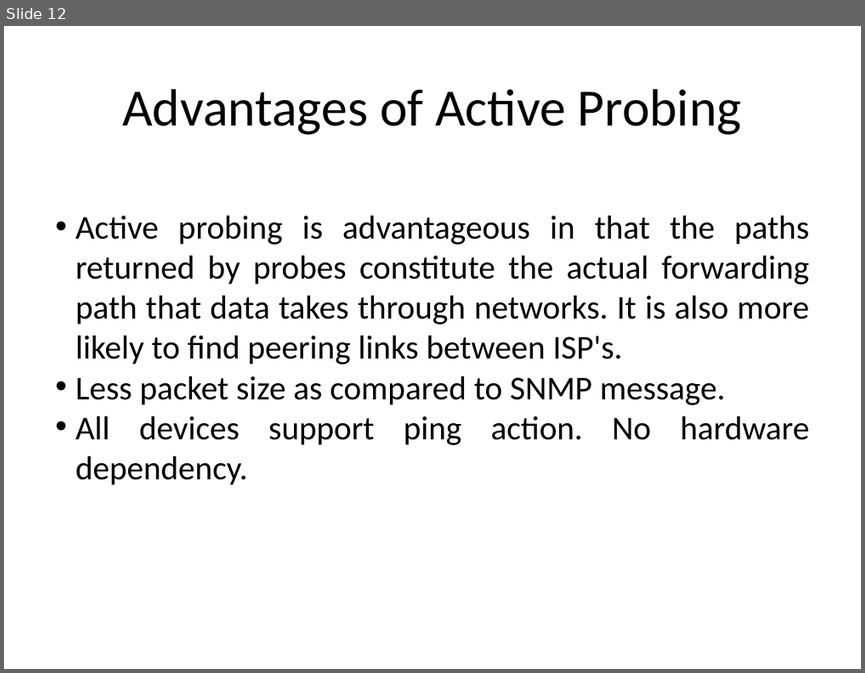
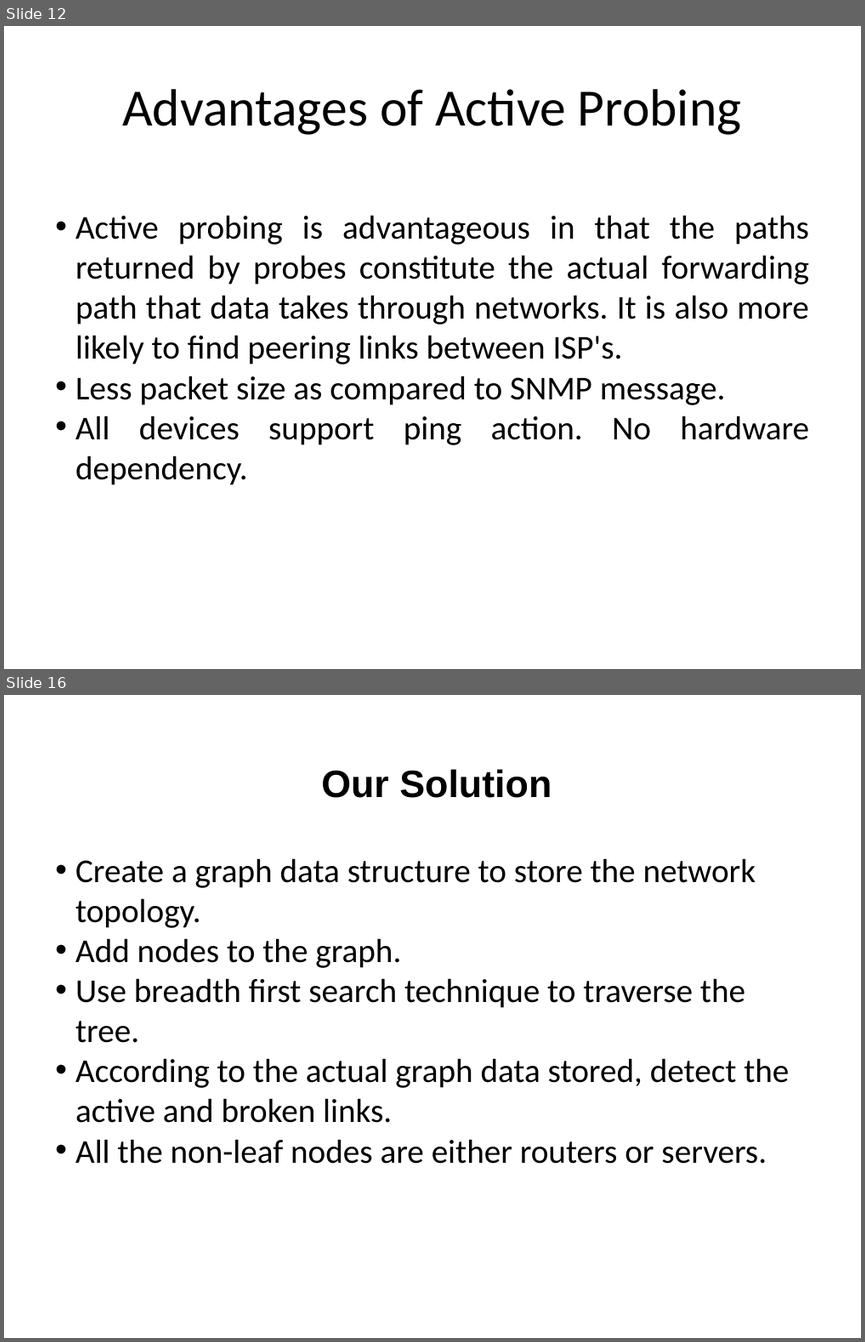
Before and after one commit to sourabh14/network-mapper, a slide deck: docs/project-presentation.pptx. Shown one above the other, each under a label of ours: slide 12 before the commit, slides 12 and 16 after it; the slides between them are not shown. The pictures are 865x673 and 865x1342 pixels, drawn with LibreOffice and Linux fonts; fonts in the diff are those of the drawing. Boxes give left, top, right and bottom in pixels: in the first picture for what was removed or moved away, otherwise in the second. Text is boxed around its words. In the diff, an @@ line names an element or a change of style, - is before the commit and + after.

```diff
--- a/docs/project-presentation.pptx
+++ b/docs/project-presentation.pptx
@@ slide 16 added at [4, 695, 861, 1338], background #FFFFFF @@
@@ text added at [321, 769, 551, 798], 32 pt, text #000000, bold @@
+Our Solution
@@ text added at [75, 858, 789, 1163], 28 pt, text #000000 @@
+• Create a graph data structure to store the network topology.
+• Add nodes to the graph.
+• Use breadth first search technique to traverse the tree.
+• According to the actual graph data stored, detect the active and broken links.
+• All the non-leaf nodes are either routers or servers.
```
Also in this commit, not shown: 6 slides changed, 1 other slide added, 1 other file.
